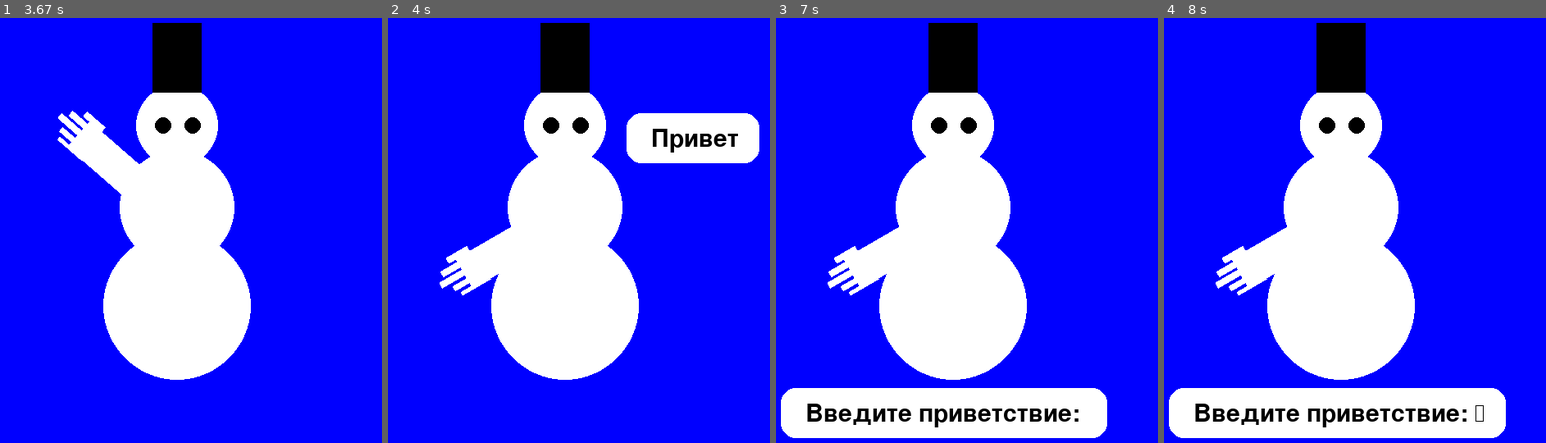
Above: before the commit, frames 1-4 (left to right).
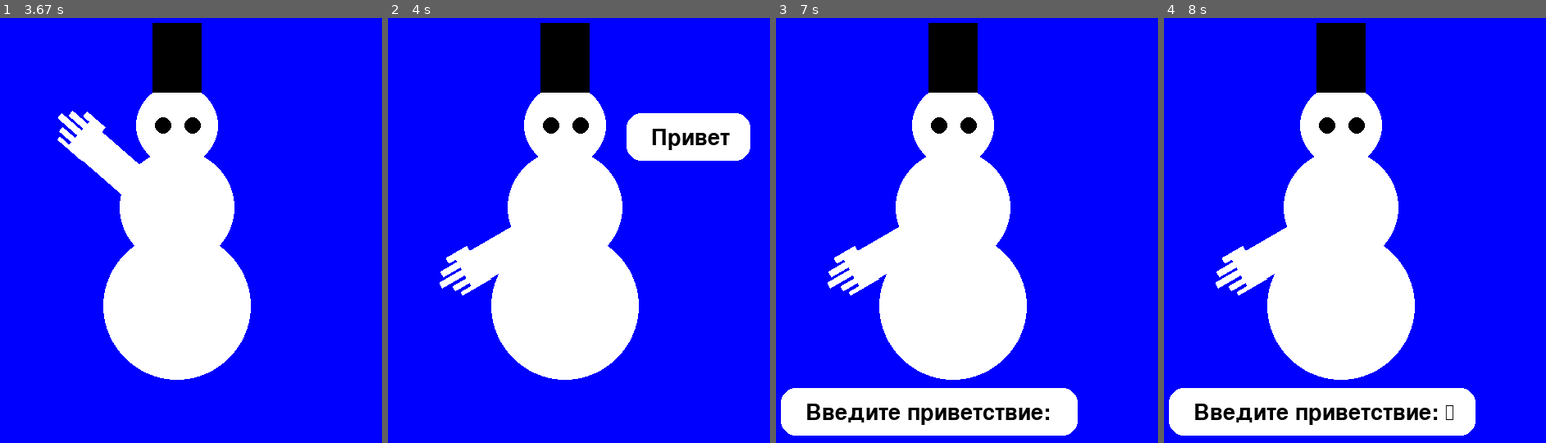
Above: after the commit, the same moments.

Repository: Tomaskis777/demoqa
Game: pygame game, started from PYGAME/GAME/Start.py
Two runs of this game, one before a commit and one after it. Both use one fixed random seed, a clock stepped at 60 frames per second and the inputs below.
Inputs:
- Up to frame 1 (3.67 s): no input
- Up to frame 2 (4 s): no input
- Up to frame 3 (7 s): no input
- Up to frame 4 (8 s): tap Enter at 7.83 s

Frame 1 is identical in both runs. In frame 2, 1.0% of the frame differs, in the area x 62-98%, y 22-35%; in frame 3, 2.8%; in frame 4, 2.9%, in the area x 1-90%, y 87-99%.

Commit message:
Firs comit

Diff:
--- a/PYGAME/GAME/Start.py
+++ b/PYGAME/GAME/Start.py
@@ -6,9 +6,11 @@
 
 # Переменные для управления вторым облачком
 second_bubble_displayed = False
+third_bubble_displayed = False
 input_text = ""
 input_active = False
 second_bubble_shown_once = False
+third_bubble_shown_once = False
 
 
 def draw_white_circle(screen, center, radius): #туловище снеговика
@@ -67,10 +69,26 @@
     threading.Timer(5.0, hide_second_bubble).start()  # Таймер для скрытия облачка через 5 секунд
 
 def hide_second_bubble():
-    global second_bubble_displayed, input_active, input_text
+    global second_bubble_displayed, input_active, input_text,  third_bubble_appear_time
     second_bubble_displayed = False
     input_active = False
     input_text = ""  # Сбрасываем введенный текст
+    third_bubble_appear_time = time.time() + 2
+
+def show_third_bubble():
+    global third_bubble_displayed, input_active, third_bubble_shown_once
+    third_bubble_displayed = True
+    input_active = True  #Отключаем ввод текста пользователем
+    third_bubble_shown_once = True  # Устанавливаем флаг, что облачко уже было показано
+    threading.Timer(5.0, hide_third_bubble).start()
+
+
+def hide_third_bubble():
+    global third_bubble_displayed, input_active, input_text
+    third_bubble_displayed = False
+    input_active = False
+    input_text = ""  # Сбрасываем введенный текст
+
 
 circles = [
     {"center": (400, 200), "radius": 50},
@@ -106,7 +124,7 @@
 pygame.display.set_caption("Моя первая игра")
 
 # Настройка шрифта для облачка
-font = pygame.font.Font(None, 45)  # Вы можете изменить размер шрифта по необходимости
+font = pygame.font.Font(None, 40)  # Вы можете изменить размер шрифта по необходимости
 
 show_bubble = False
 bubble_displayed = False
@@ -116,6 +134,7 @@
 bubble_disappear_time = None
 
 second_bubble_appear_time = None
+third_bubble_appear_time = None
 
 stop_movement = False
 
@@ -195,6 +214,15 @@
     if second_bubble_displayed:
         draw_speech_bubble(screen, (190, 520), "Введите приветствие: " + input_text, font, (0, 0, 0),(255, 255, 255))
 
+    # Проверка времени появления второго облачка
+    if third_bubble_appear_time and current_time >= third_bubble_appear_time and not third_bubble_shown_once:
+        show_third_bubble()  # Показ третьего облачка и установка таймера
+
+    # Отрисовка треьбего облачка для ввода ответа
+    if third_bubble_displayed:
+        draw_speech_bubble(screen, (60, 520), "Хотите сыграть в игру 'Угадай число'? Ответ: " + input_text, font, (0, 0, 0), (255, 255, 255))
+        third_bubble_appear_time = current_time + 1 #!СЮДА! ВПИСАТЬ ЦИКЛ ИГРЫ УГАДАЙ ЧИСЛО
+
     pygame.display.flip()
 
 pygame.quit()
--- a/PYGAME/GAME/test_page.py
+++ b/PYGAME/GAME/test_page.py
@@ -1,15 +1,19 @@
 import pygame
 import threading
 import time
+import random
 
 pygame.init()
 
+# Переменные для управления облачками
 second_bubble_displayed = False
 third_bubble_displayed = False
 input_text = ""
 input_active = False
-second_bubble_shown_once = False  # Флаг для отслеживания, было ли второе облачко уже показано
-second_bubble_prevent_repeat = False
+second_bubble_shown_once = False
+third_bubble_shown_once = False
+guessing_game_active = False
+correct_number = random.randint(1, 5)
 
 
 def draw_white_circle(screen, center, radius): #туловище снеговика
@@ -22,7 +26,7 @@
     pygame.draw.circle(screen, black, center, radius)
 
 
-def draw_square(screen, size, position): #цилиндр на голове
+def draw_square(screen, size, position):  #цилиндр на голове
     black = (0, 0, 0)
     pygame.draw.rect(screen, black, (position, size))
 
@@ -42,7 +46,7 @@
         pygame.draw.rect(surface, skin_color, finger)
 
 
-def draw_speech_bubble(screen, position, text, font, text_color, bg_color): #облачко с приветствием
+def draw_speech_bubble(screen, position, text, font, text_color, bg_color):  #облачко с приветствием
     text_surface = font.render(text, True, text_color)
     text_rect = text_surface.get_rect()
     bubble_rect = pygame.Rect(position[0], position[1], text_rect.width + 55, text_rect.height + 30)
@@ -60,27 +64,66 @@
         if obj['center'][1] > max_y - obj["radius"] or obj['center'][1] < min_y + obj["radius"]:
             obj["speed_y"] = -obj["speed_y"]
 
+
 def show_second_bubble():
     global second_bubble_displayed, input_active, second_bubble_shown_once
     second_bubble_displayed = True
     input_active = True
     second_bubble_shown_once = True  # Устанавливаем флаг, что облачко уже было показано
-    threading.Timer(5.0, hide_second_bubble).start()  # Таймер для скрытия облачка через 5 секунд
+    # threading.Timer(5.0, hide_second_bubble).start()  # Таймер для скрытия облачка через 5 секунд
+
 
 def hide_second_bubble():
-    global second_bubble_displayed, input_active, input_text
+    global second_bubble_displayed, input_active, input_text, third_bubble_appear_time
     second_bubble_displayed = False
     input_active = False
     input_text = ""  # Сбрасываем введенный текст
+    # third_bubble_appear_time = time.time() + 3  # Задаем время появления третьего облачка через 2 секунды
 
 
 def show_third_bubble():
-    global third_bubble_displayed
+    global third_bubble_displayed, input_active, third_bubble_shown_once
     third_bubble_displayed = True
+    input_active = True  # Отключаем ввод текста пользователем
+    third_bubble_shown_once = True  # Устанавливаем флаг, что облачко уже было показано
+    # threading.Timer(4.0, hide_third_bubble).start()  # Таймер для скрытия облачка через 2 секунды
+
 
 def hide_third_bubble():
-    global third_bubble_displayed
+    global third_bubble_displayed, input_active, input_text, guess_number_bubble_appear_time
     third_bubble_displayed = False
+    input_active = False
+    input_text = ""  # Сбрасываем введенный текст
+    # guess_number_bubble_appear_time = time.time() + 4  # Пауза перед началом игры "Угадай число"
+
+
+def show_guess_number_bubble():
+    global guess_number_bubble_displayed, input_active
+    guess_number_bubble_displayed = True
+    input_active = True
+
+
+def hide_guess_number_bubble():
+    global guess_number_bubble_displayed, input_active, input_text
+    guess_number_bubble_displayed = False
+    input_active = False
+    input_text = ""  # Сбрасываем введенный текст
+
+
+def handle_guessing_game():
+    global input_text, correct_number, guessing_game_active
+    guessed_number = int(input_text)
+    if guessed_number == correct_number:
+        draw_speech_bubble(screen, (350, 200), "Вы победили! Продолжить?", font, (0, 0, 0), (255, 255, 255))
+        if input_text.lower() == "да":
+            correct_number = random.randint(1, 5)
+        else:
+            guessing_game_active = False
+    else:
+        draw_speech_bubble(screen, (350, 200), "Ответ не верный, продолжить игру?", font, (0, 0, 0), (255, 255, 255))
+        if input_text.lower() == "нет":
+            guessing_game_active = False
+
 
 circles = [
     {"center": (400, 200), "radius": 50},
@@ -116,7 +159,7 @@
 pygame.display.set_caption("Моя первая игра")
 
 # Настройка шрифта для облачка
-font = pygame.font.Font(None, 45)  # Вы можете изменить размер шрифта по необходимости
+font = pygame.font.Font(None, 45)
 
 show_bubble = False
 bubble_displayed = False
@@ -126,8 +169,14 @@
 bubble_disappear_time = None
 
 second_bubble_appear_time = None
+third_bubble_appear_time = float('inf')  # Инициализируем значение
+guess_number_bubble_appear_time = float('inf')  # Инициализируем значение
 
 stop_movement = False
+# number_to_guess = 3  # Загаданное число
+
+guess_number_bubble_displayed = False  #Переменная для управления облачком угадывания числа
+
 
 running = True
 while running:
@@ -190,26 +239,62 @@
             circle['speed_x'] = 0
             circle['speed_y'] = 0
 
-            # Отрисовка первого облачка с текстом "HI"
-            if show_bubble:
-                draw_speech_bubble(screen, (350, 200), "HI", font, (0, 0, 0), (255, 255, 255))
-                if current_time >= bubble_disappear_time:
+    if show_bubble:
+        draw_speech_bubble(screen, (475, 185), "Привет", font, (0, 0, 0), (255, 255, 255))
+        if current_time >= bubble_disappear_time:
+            show_bubble = False
+            second_bubble_appear_time = current_time + 1  # Задаем время появления второго облачка через 1 секунду
+
+    if second_bubble_appear_time and current_time >= second_bubble_appear_time and not second_bubble_shown_once:
+        show_second_bubble()  # Показ второго облачка и установка таймера
+
+    if second_bubble_displayed:
+        draw_speech_bubble(screen, (190, 520), "Введите приветствие: " + input_text, font, (0, 0, 0), (255, 255, 255))
+        if input_text.lower() == "привет":
+            input_text = ""
+            second_bubble_displayed = False
+            input_active = False
+            show_third_bubble()
+        elif input_text.lower() == "нет":
+            running = False
+
+    if third_bubble_appear_time and current_time >= third_bubble_appear_time and not third_bubble_shown_once:
+        show_third_bubble()  # Показ третьего облачка и установка таймера
+
+    if third_bubble_displayed:
+        draw_speech_bubble(screen, (100, 520), "Хотите сыграть в игру 'Угадай число'?: " + input_text, font, (0, 0, 0), (255, 255, 255))
+        if input_text.lower() == "да":
+            input_text = ""
+            third_bubble_displayed = False
+            input_active = False  # Активируем ввод текста пользователем
+            show_guess_number_bubble()
+        elif input_text.lower() == "нет":
+            running = False
+
+    if guess_number_bubble_displayed:
+        draw_speech_bubble(screen, (190, 520), "Угадайте число: " + input_text, font, (0, 0, 0), (255, 255, 255))
+        if input_text.isdigit():
+            if int(input_text) == correct_number:
+                hide_guess_number_bubble()
+                threading.Timer(2.0, lambda: draw_speech_bubble(screen, (350, 200), "Вы победили! Продолжить?", font, (0, 0, 0), (255, 255, 255))).start()
+                if input_text.lower() == "да":
+                    input_text = ""
+                    third_bubble_displayed = False
+                    second_bubble_displayed = False
+                    stop_movement = False
+                    bubble_displayed = False
                     show_bubble = False
-                    second_bubble_appear_time = current_time + 1  # Задаем время появления второго облачка через 1 секунду
-
-                # Проверка времени появления второго облачка
-                if second_bubble_appear_time and current_time >= second_bubble_appear_time and not second_bubble_shown_once and not second_bubble_prevent_repeat:
-                    show_second_bubble()  # Показ второго облачка и установка таймера
-
-                # Отрисовка второго облачка для ввода ответа
-                if second_bubble_displayed:
-                    draw_speech_bubble(screen, (350, 200), "Введите приветствие: " + input_text, font, (0, 0, 0),
-                                       (255, 255, 255))
-
-                # Отрисовка третьего облачка с предложением сыграть в игру "ЧИСЛА"
-                if third_bubble_displayed:
-                    draw_speech_bubble(screen, (350, 200), "Хотите сыграть в игру 'ЧИСЛА'?", font, (0, 0, 0),
-                                       (255, 255, 255))
+                    correct_number = random.randint(1, 5)
+                elif input_text.lower() == "нет":
+                    running = False
+            else:
+                hide_guess_number_bubble()
+                threading.Timer(2.0, lambda: draw_speech_bubble(screen, (350, 200), "Ответ неверный, продолжить игру?", font, (0, 0, 0), (255, 255, 255))).start()
+                if input_text.lower() == "да":
+                    input_text = ""
+                    show_guess_number_bubble()
+                elif input_text.lower() == "нет":
+                    running = False
 
     pygame.display.flip()
 
--- a/PYGAME/GAME/test_page2.py
+++ b/PYGAME/GAME/test_page2.py
@@ -1,6 +1,7 @@
 import pygame
 import threading
 import time
+import random
 
 pygame.init()
 
@@ -9,22 +10,28 @@
 third_bubble_displayed = False
 input_text = ""
 input_active = False
-second_bubble_shown_once = False  # Флаг для отслеживания, было ли второе облачко уже показано
-second_bubble_prevent_repeat = False  # Флаг для предотвращения повторного появления
-
-def draw_white_circle(screen, center, radius):
+second_bubble_shown_once = False
+third_bubble_shown_once = False
+guessing_game_active = False
+correct_number = random.randint(1, 5)
+
+
+def draw_white_circle(screen, center, radius): #туловище снеговика
     white = (255, 255, 255)
     pygame.draw.circle(screen, white, center, radius)
 
-def draw_black_circle(screen, center, radius):
+
+def draw_black_circle(screen, center, radius): #глаза
     black = (0, 0, 0)
     pygame.draw.circle(screen, black, center, radius)
 
-def draw_square(screen, size, position):
+
+def draw_square(screen, size, position):  #цилиндр на голове
     black = (0, 0, 0)
     pygame.draw.rect(screen, black, (position, size))
 
-def draw_hand(surface, position, width, height, skin_color):
+
+def draw_hand(surface, position, width, height, skin_color): #рука
     pygame.draw.rect(surface, skin_color, (*position, width, height,))
 
     finger_positions = [
@@ -38,12 +45,14 @@
     for finger in finger_positions:
         pygame.draw.rect(surface, skin_color, finger)
 
-def draw_speech_bubble(screen, position, text, font, text_color, bg_color):
+
+def draw_speech_bubble(screen, position, text, font, text_color, bg_color):  #облачко с приветствием
     text_surface = font.render(text, True, text_color)
     text_rect = text_surface.get_rect()
-    bubble_rect = pygame.Rect(position[0], position[1], text_rect.width + 20, text_rect.height + 20)
-    pygame.draw.rect(screen, bg_color, bubble_rect, border_radius=10)
-    screen.blit(text_surface, (bubble_rect.x + 10, bubble_rect.y + 10))
+    bubble_rect = pygame.Rect(position[0], position[1], text_rect.width + 55, text_rect.height + 30)
+    pygame.draw.rect(screen, bg_color, bubble_rect, border_radius=18)
+    screen.blit(text_surface, (bubble_rect.x + 30, bubble_rect.y + 17))
+
 
 def update_position(objects, min_x, max_x, min_y, max_y):
     for obj in objects:
@@ -55,28 +64,66 @@
         if obj['center'][1] > max_y - obj["radius"] or obj['center'][1] < min_y + obj["radius"]:
             obj["speed_y"] = -obj["speed_y"]
 
+
 def show_second_bubble():
-    global second_bubble_displayed, input_active, second_bubble_shown_once, second_bubble_prevent_repeat
+    global second_bubble_displayed, input_active, second_bubble_shown_once
     second_bubble_displayed = True
     input_active = True
     second_bubble_shown_once = True  # Устанавливаем флаг, что облачко уже было показано
-    second_bubble_prevent_repeat = True  # Устанавливаем флаг для предотвращения повторного появления
-    threading.Timer(5.0, hide_second_bubble).start()  # Таймер для скрытия облачка через 5 секунд
+    # threading.Timer(5.0, hide_second_bubble).start()  # Таймер для скрытия облачка через 5 секунд
+
 
 def hide_second_bubble():
-    global second_bubble_displayed, input_active, input_text
+    global second_bubble_displayed, input_active, input_text, third_bubble_appear_time
     second_bubble_displayed = False
     input_active = False
     input_text = ""  # Сбрасываем введенный текст
-    show_third_bubble()  # Отображаем третье облачко
+    # third_bubble_appear_time = time.time() + 3  # Задаем время появления третьего облачка через 2 секунды
+
 
 def show_third_bubble():
-    global third_bubble_displayed
+    global third_bubble_displayed, input_active, third_bubble_shown_once
     third_bubble_displayed = True
+    input_active = True  # Отключаем ввод текста пользователем
+    third_bubble_shown_once = True  # Устанавливаем флаг, что облачко уже было показано
+    # threading.Timer(4.0, hide_third_bubble).start()  # Таймер для скрытия облачка через 2 секунды
+
 
 def hide_third_bubble():
-    global third_bubble_displayed
+    global third_bubble_displayed, input_active, input_text, guess_number_bubble_appear_time
     third_bubble_displayed = False
+    input_active = False
+    input_text = ""  # Сбрасываем введенный текст
+    # guess_number_bubble_appear_time = time.time() + 4  # Пауза перед началом игры "Угадай число"
+
+
+def show_guess_number_bubble():
+    global guess_number_bubble_displayed, input_active
+    guess_number_bubble_displayed = True
+    input_active = True
+
+
+def hide_guess_number_bubble():
+    global guess_number_bubble_displayed, input_active, input_text
+    guess_number_bubble_displayed = False
+    input_active = False
+    input_text = ""  # Сбрасываем введенный текст
+
+
+def handle_guessing_game():
+    global input_text, correct_number, guessing_game_active
+    guessed_number = int(input_text)
+    if guessed_number == correct_number:
+        draw_speech_bubble(screen, (350, 200), "Вы победили! Продолжить?", font, (0, 0, 0), (255, 255, 255))
+        if input_text.lower() == "да":
+            correct_number = random.randint(1, 5)
+        else:
+            guessing_game_active = False
+    else:
+        draw_speech_bubble(screen, (350, 200), "Ответ не верный, продолжить игру?", font, (0, 0, 0), (255, 255, 255))
+        if input_text.lower() == "нет":
+            guessing_game_active = False
+
 
 circles = [
     {"center": (400, 200), "radius": 50},
@@ -85,11 +132,11 @@
 ]
 
 left_circles = [
-    {"center": [379, 200], "radius": 10, "speed_x": 0.02, "speed_y": 0},
+     {"center": [379, 200], "radius": 10, "speed_x": 0.01, "speed_y": 0},
 ]
 
 right_circles = [
-    {"center": [415, 200], "radius": 10, "speed_x": 0.02, "speed_y": 0},
+     {"center": [415, 200], "radius": 10, "speed_x": 0.01, "speed_y": 0},
 ]
 
 squares = [
@@ -112,20 +159,24 @@
 pygame.display.set_caption("Моя первая игра")
 
 # Настройка шрифта для облачка
-font = pygame.font.Font(None, 36)  # Вы можете изменить размер шрифта по необходимости
-
-# Переменные для управления появлением облачка
+font = pygame.font.Font(None, 45)
+
 show_bubble = False
-bubble_displayed = False  # Новый флаг, чтобы отслеживать, было ли облачко показано
-bubble_interval = 3  # Промежуток времени в секундах до появления первого облачка
-bubble_display_duration = 2  # Длительность отображения первого облачка в секундах
+bubble_displayed = False
+bubble_interval = 3.72
+bubble_display_duration = 2  # Длительность отображения облачка в секундах
 bubble_appear_time = time.time() + bubble_interval
 bubble_disappear_time = None
 
 second_bubble_appear_time = None
-
-# Переменные для остановки движения
+third_bubble_appear_time = float('inf')  # Инициализируем значение
+guess_number_bubble_appear_time = float('inf')  # Инициализируем значение
+
 stop_movement = False
+# number_to_guess = 3  # Загаданное число
+
+guess_number_bubble_displayed = False  #Переменная для управления облачком угадывания числа
+
 
 running = True
 while running:
@@ -147,37 +198,40 @@
     for circle in left_circles:
         draw_black_circle(screen, circle["center"], circle["radius"])
 
+    update_position(left_circles, 369, 400, 150, 300)
+
     for circle in right_circles:
         draw_black_circle(screen, circle["center"], circle["radius"])
+
+    update_position(right_circles, 405, 436, 150, 300)
+
+    for rect in squares:
+        draw_square(screen, rect["position"], rect["size"])
 
     if not stop_movement:
         update_position(left_circles, 369, 400, 150, 300)
         update_position(right_circles, 405, 436, 150, 300)
 
-        for rect in squares:
-            draw_square(screen, rect["position"], rect["size"])
-
         angle += angle_speed
         if angle >= 80 or angle <= 38:
             angle_speed = -angle_speed
 
         rotated_hand_surface = pygame.transform.rotate(hand_surface, angle)
         rotated_hand_rect = rotated_hand_surface.get_rect(midbottom=(335, 370))
-
         screen.blit(rotated_hand_surface, rotated_hand_rect)
+
     else:
         rotated_hand_surface = pygame.transform.rotate(hand_surface, angle)
-        rotated_hand_rect = rotated_hand_surface.get_rect(midbottom=(335, 370))
+        rotated_hand_rect = rotated_hand_surface.get_rect(midbottom=(335, 445))
         screen.blit(rotated_hand_surface, rotated_hand_rect)
-
-    # Проверка времени появления первого облачка
+        angle = 120
+
     current_time = time.time()
     if current_time >= bubble_appear_time and not bubble_displayed:
         show_bubble = True
         stop_movement = True
-        bubble_displayed = True  # Устанавливаем флаг, что первое облачко было показано
+        bubble_displayed = True
         bubble_disappear_time = current_time + bubble_display_duration
-        # Останавливаем движение circles
         for circle in left_circles:
             circle['speed_x'] = 0
             circle['speed_y'] = 0
@@ -185,25 +239,62 @@
             circle['speed_x'] = 0
             circle['speed_y'] = 0
 
-    # Отрисовка первого облачка с текстом "HI"
     if show_bubble:
-        draw_speech_bubble(screen, (350, 200), "HI", font, (0, 0, 0), (255, 255, 255))
+        draw_speech_bubble(screen, (475, 185), "Привет", font, (0, 0, 0), (255, 255, 255))
         if current_time >= bubble_disappear_time:
             show_bubble = False
             second_bubble_appear_time = current_time + 1  # Задаем время появления второго облачка через 1 секунду
 
-        # Проверка времени появления второго облачка
-    if second_bubble_appear_time and current_time >= second_bubble_appear_time and not second_bubble_shown_once and not second_bubble_prevent_repeat:
+    if second_bubble_appear_time and current_time >= second_bubble_appear_time and not second_bubble_shown_once:
         show_second_bubble()  # Показ второго облачка и установка таймера
 
-        # Отрисовка второго облачка для ввода ответа
     if second_bubble_displayed:
-        draw_speech_bubble(screen, (350, 200), "Введите приветствие: " + input_text, font, (0, 0, 0),
-                               (255, 255, 255))
-
-        # Отрисовка третьего облачка с предложением сыграть в игру "ЧИСЛА"
+        draw_speech_bubble(screen, (190, 520), "Введите приветствие: " + input_text, font, (0, 0, 0), (255, 255, 255))
+        if input_text.lower() == "привет":
+            input_text = ""
+            second_bubble_displayed = False
+            input_active = False
+            show_third_bubble()
+        elif input_text.lower() == "нет":
+            running = False
+
+    if third_bubble_appear_time and current_time >= third_bubble_appear_time and not third_bubble_shown_once:
+        show_third_bubble()  # Показ третьего облачка и установка таймера
+
     if third_bubble_displayed:
-        draw_speech_bubble(screen, (350, 200), "Хотите сыграть в игру 'ЧИСЛА'?", font, (0, 0, 0), (255, 255, 255))
+        draw_speech_bubble(screen, (100, 520), "Хотите сыграть в игру 'Угадай число'?: " + input_text, font, (0, 0, 0), (255, 255, 255))
+        if input_text.lower() == "да":
+            input_text = ""
+            third_bubble_displayed = False
+            input_active = False  # Активируем ввод текста пользователем
+            show_guess_number_bubble()
+        elif input_text.lower() == "нет":
+            running = False
+
+    if guess_number_bubble_displayed:
+        draw_speech_bubble(screen, (190, 520), "Угадайте число: " + input_text, font, (0, 0, 0), (255, 255, 255))
+        if input_text.isdigit():
+            if int(input_text) == correct_number:
+                hide_guess_number_bubble()
+                threading.Timer(2.0, lambda: draw_speech_bubble(screen, (350, 200), "Вы победили! Продолжить?", font, (0, 0, 0), (255, 255, 255))).start()
+                if input_text.lower() == "да":
+                    input_text = ""
+                    third_bubble_displayed = False
+                    second_bubble_displayed = False
+                    stop_movement = False
+                    bubble_displayed = False
+                    show_bubble = False
+                    correct_number = random.randint(1, 5)
+                elif input_text.lower() == "нет":
+                    running = False
+            else:
+                hide_guess_number_bubble()
+                threading.Timer(2.0, lambda: draw_speech_bubble(screen, (350, 200), "Ответ неверный, продолжить игру?", font, (0, 0, 0), (255, 255, 255))).start()
+                if input_text.lower() == "да":
+                    input_text = ""
+                    show_guess_number_bubble()
+                elif input_text.lower() == "нет":
+                    running = False
 
     pygame.display.flip()
 
